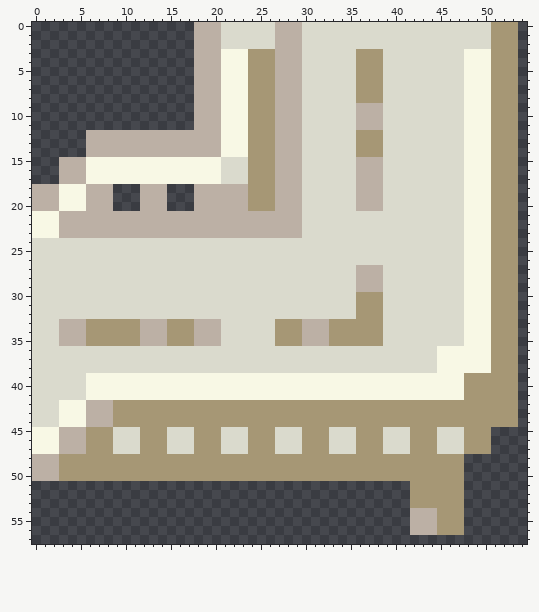
Sprite sheet, stored at external/RawTextures/tile/c01_t06_s06_f01.png. That is the earlier state.
The file is 72x72 pixels. Shown: x 0..54, y 0..57.
After the commit:
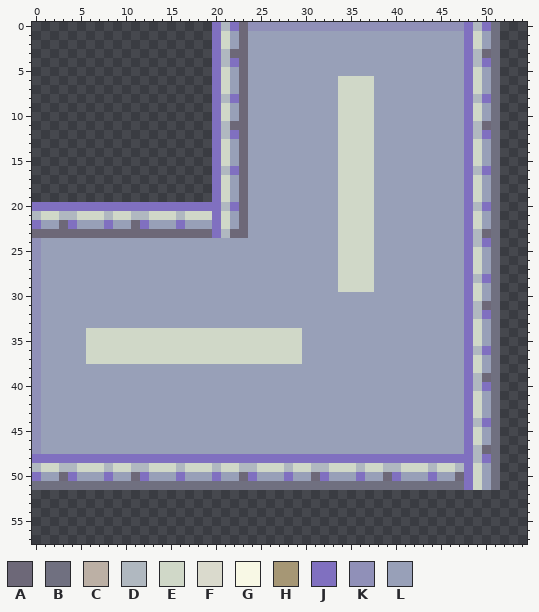
Palette (. is transparent): A #6d6878  B #707080  C #bcb0a5  D #b0b8c0  E #d0d8c8  F #dadacd  G #f8f8e5  H #a69775  J #8070c0  K #9090b8  L #98a0b8
What changed:
Changed rows in their new state; - is an unchanged pixel.
first column x 0:
 0 ------------------..JDJAKKKKKKKKKKKKKKKKKKKKKKKKJDJB..
 1 ------------------..JELALLLLLLLLLLLLLLLLLLLLLLLLJELB..
 2 ------------------..JELALLLLLLLLLLLLLLLLLLLLLLLLJELB..
 3 ------------------..JDAALLLLLLLLLLLLLLLLLLLLLLLLJDAB..
 4 ------------------..JDJALLLLLLLLLLLLLLLLLLLLLLLLJDJB..
 5 ------------------..JELALLLLLLLLLLLLLLLLLLLLLLLLJELB..
 6 ------------------..JELALLLLLLLLLLEEEELLLLLLLLLLJELB..
 7 ------------------..JELALLLLLLLLLLEEEELLLLLLLLLLJELB..
 8 ------------------..JDJALLLLLLLLLLEEEELLLLLLLLLLJDJB..
 9 ------------------..JELALLLLLLLLLLEEEELLLLLLLLLLJELB..
10 ------------------..JELALLLLLLLLLLEEEELLLLLLLLLLJELB..
11 ------------------..JDAALLLLLLLLLLEEEELLLLLLLLLLJDAB..
12 ------..............JDJALLLLLLLLLLEEEELLLLLLLLLLJDJB..
13 ------..............JELALLLLLLLLLLEEEELLLLLLLLLLJELB..
14 ------..............JELALLLLLLLLLLEEEELLLLLLLLLLJELB..
15 ---.................JELALLLLLLLLLLEEEELLLLLLLLLLJELB..
16 ---.................JDJALLLLLLLLLLEEEELLLLLLLLLLJDJB..
17 ---.................JELALLLLLLLLLLEEEELLLLLLLLLLJELB..
18 .........---...---..JELALLLLLLLLLLEEEELLLLLLLLLLJELB..
19 .........---...---..JELALLLLLLLLLLEEEELLLLLLLLLLJELB..
20 JJJJJJJJJJJJJJJJJJJJJDJALLLLLLLLLLEEEELLLLLLLLLLJDJB..
21 DEEDDEEEDEEDDEEEDEEEJELALLLLLLLLLLEEEELLLLLLLLLLJELB..
22 JLLAJLLLJLLAJLLLJLLLJELALLLLLLLLLLEEEELLLLLLLLLLJELB..
23 AAAAAAAAAAAAAAAAAAAAJDAALLLLLLLLLLEEEELLLLLLLLLLJDAB..
24 KLLLLLLLLLLLLLLLLLLLLLLLLLLLLLLLLLEEEELLLLLLLLLLJDJB..
25 KLLLLLLLLLLLLLLLLLLLLLLLLLLLLLLLLLEEEELLLLLLLLLLJELB..
26 KLLLLLLLLLLLLLLLLLLLLLLLLLLLLLLLLLEEEELLLLLLLLLLJELB..
27 KLLLLLLLLLLLLLLLLLLLLLLLLLLLLLLLLLEEEELLLLLLLLLLJELB..
28 KLLLLLLLLLLLLLLLLLLLLLLLLLLLLLLLLLEEEELLLLLLLLLLJDJB..
29 KLLLLLLLLLLLLLLLLLLLLLLLLLLLLLLLLLEEEELLLLLLLLLLJELB..
30 KLLLLLLLLLLLLLLLLLLLLLLLLLLLLLLLLLLLLLLLLLLLLLLLJELB..
31 KLLLLLLLLLLLLLLLLLLLLLLLLLLLLLLLLLLLLLLLLLLLLLLLJDAB..
32 KLLLLLLLLLLLLLLLLLLLLLLLLLLLLLLLLLLLLLLLLLLLLLLLJDJB..
33 KLLLLLLLLLLLLLLLLLLLLLLLLLLLLLLLLLLLLLLLLLLLLLLLJELB..
34 KLLLLLEEEEEEEEEEEEEEEEEEEEEEEELLLLLLLLLLLLLLLLLLJELB..
35 KLLLLLEEEEEEEEEEEEEEEEEEEEEEEELLLLLLLLLLLLLLLLLLJELB..
36 KLLLLLEEEEEEEEEEEEEEEEEEEEEEEELLLLLLLLLLLLLLLLLLJDJB..
37 KLLLLLEEEEEEEEEEEEEEEEEEEEEEEELLLLLLLLLLLLLLLLLLJELB..
38 KLLLLLLLLLLLLLLLLLLLLLLLLLLLLLLLLLLLLLLLLLLLLLLLJELB..
39 KLLLLLLLLLLLLLLLLLLLLLLLLLLLLLLLLLLLLLLLLLLLLLLLJDAB..
40 KLLLLLLLLLLLLLLLLLLLLLLLLLLLLLLLLLLLLLLLLLLLLLLLJDJB..
41 KLLLLLLLLLLLLLLLLLLLLLLLLLLLLLLLLLLLLLLLLLLLLLLLJELB..
42 KLLLLLLLLLLLLLLLLLLLLLLLLLLLLLLLLLLLLLLLLLLLLLLLJELB..
43 KLLLLLLLLLLLLLLLLLLLLLLLLLLLLLLLLLLLLLLLLLLLLLLLJELB..
44 KLLLLLLLLLLLLLLLLLLLLLLLLLLLLLLLLLLLLLLLLLLLLLLLJDJB..
45 KLLLLLLLLLLLLLLLLLLLLLLLLLLLLLLLLLLLLLLLLLLLLLLLJELB--
46 KLLLLLLLLLLLLLLLLLLLLLLLLLLLLLLLLLLLLLLLLLLLLLLLJELB--
47 KLLLLLLLLLLLLLLLLLLLLLLLLLLLLLLLLLLLLLLLLLLLLLLLJDAB--
48 JJJJJJJJJJJJJJJJJJJJJJJJJJJJJJJJJJJJJJJJJJJJJJJJJDJB--
49 DEEDDEEEDEEDDEEEDEEEDEEDDEEEDEEDDEEEDEEDDEEEDEEDJELB--
50 JLLAJLLLJLLAJLLLJLLLJLLAJLLLJLLAJLLLJLLAJLLLJLLAJELB--
51 BBBBBBBBBBBBBBBBBBBBBBBBBBBBBBBBBBBBBBBBBBBBBBBBJELB--
52 ------------------------------------------......------
53 ------------------------------------------......------
54 ------------------------------------------......------
55 ------------------------------------------......------
56 ------------------------------------------......------
Where, in picture pixels (left, top, right, bottom), the same in both pictures:
changed: (32, 22, 518, 535)
